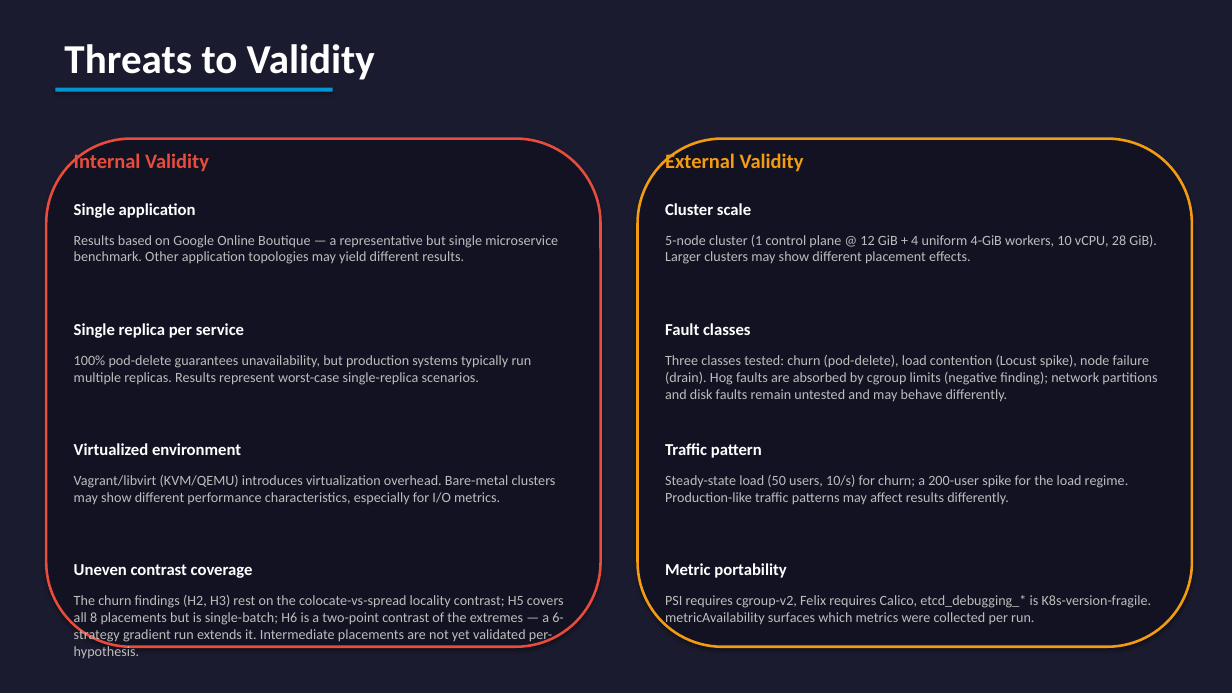
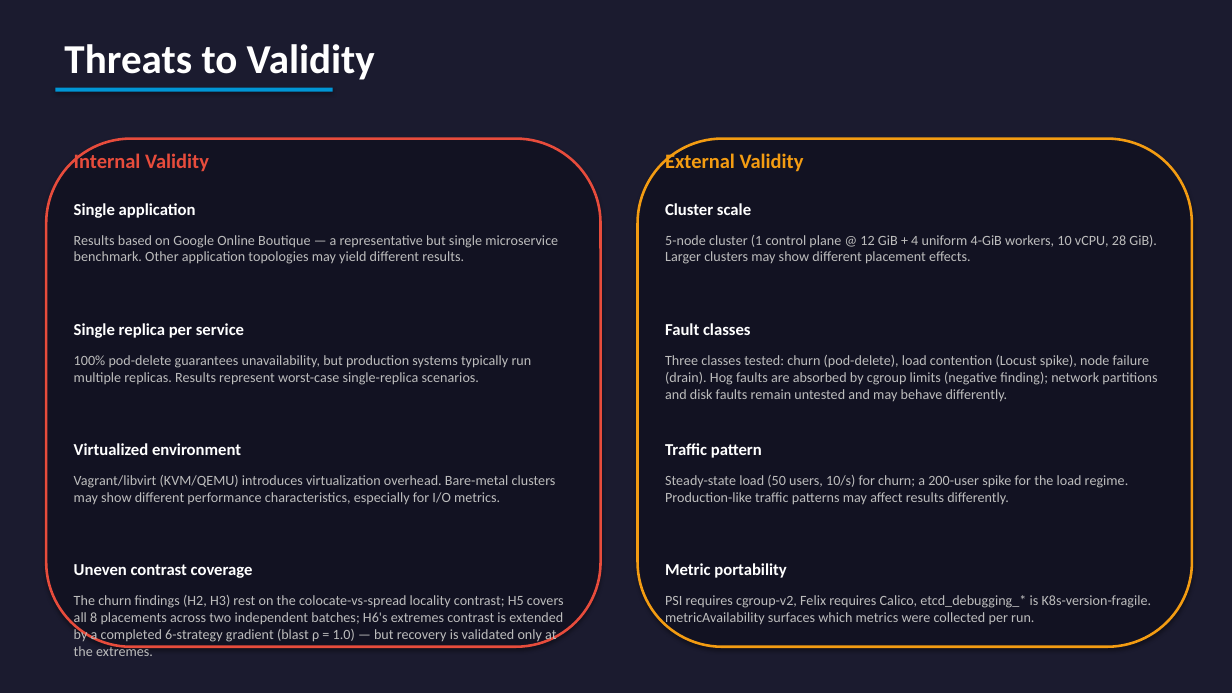
Before and after one commit to yhu02/uva-msc-thesis, a slide deck: slide 15 of ChaosProbe_Presentation.pptx. Drawn at 1232x693 pixels with LibreOffice and Linux fonts; fonts in the diff are those of the drawing. Boxes give left, top, right and bottom in pixels: in the first picture for what was removed or moved away, otherwise in the second. Text is boxed around its words. In the diff, an @@ line names an element or a change of style, - is before the commit and + after.

Commit message:
docs(presentation): sync deck to post-review claims (H5 separator, H2 probe correction, H6 gradient)

```diff
--- a/ChaosProbe_Presentation.pptx
+++ b/ChaosProbe_Presentation.pptx
@@ text at bbox=[74, 595, 564, 656]: text changed @@
-The churn findings (H2, H3) rest on the colocate-vs-spread locality contrast; H5 covers all 8 placements but is single-batch; H6 is a two-point contrast of the extremes — a 6-strategy gradient run extends it. Intermediate placements are not yet validated per-hypothesis.
+The churn findings (H2, H3) rest on the colocate-vs-spread locality contrast; H5 covers all 8 placements across two independent batches; H6's extremes contrast is extended by a completed 6-strategy gradient (blast ρ = 1.0) — but recovery is validated only at the extremes.
```
Also in this commit, not shown: 7 other slides changed, 2 other files.
